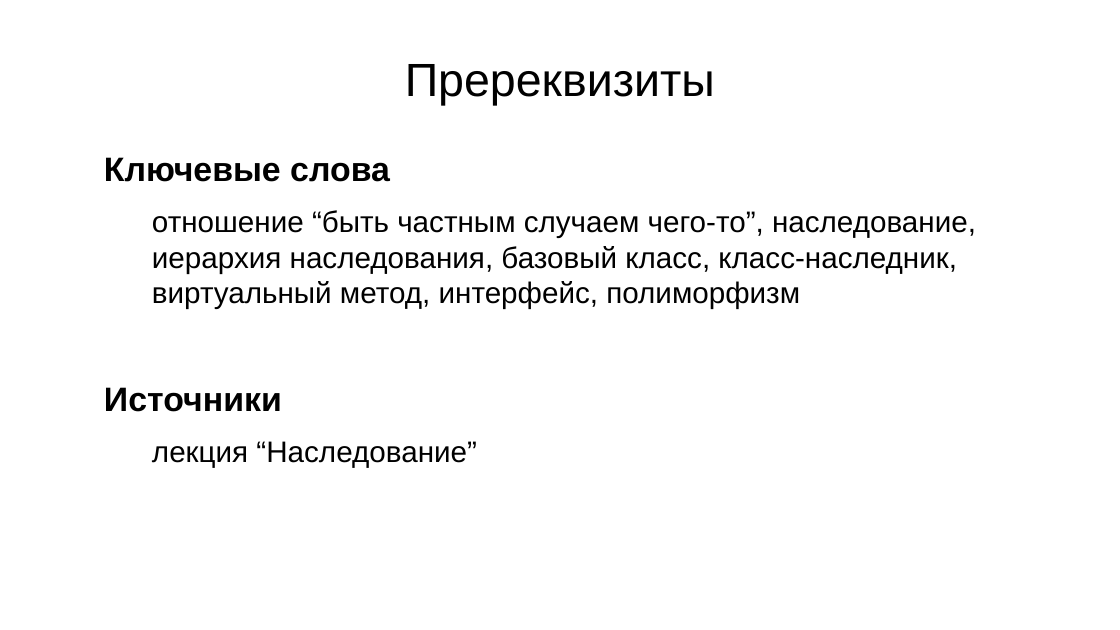
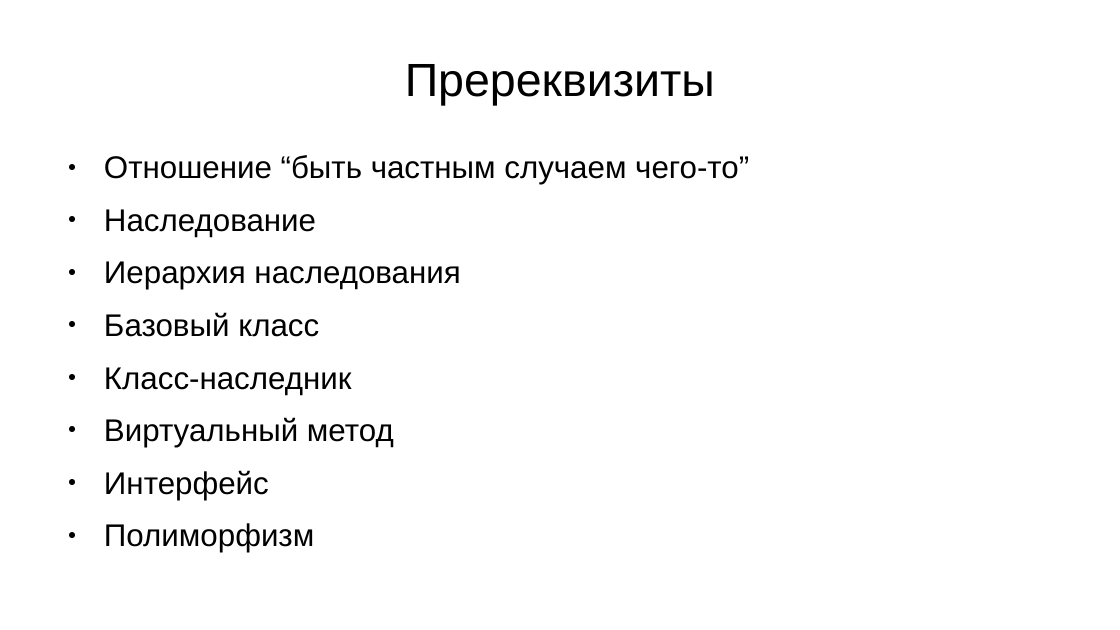
Before and after one commit to okulovsky/NewCS2, a slide deck: slide 1 of Lecture02/S00 - пререквизиты.odp. Drawn at 1120x630 pixels with LibreOffice and Linux fonts; fonts in the diff are those of the drawing. Boxes give left, top, right and bottom in pixels: in the first picture for what was removed or moved away, otherwise in the second. Text is boxed around its words. In the diff, an @@ line names an element or a change of style, - is before the commit and + after.

Commit message:
+ updated Lecture01

```diff
--- a/Lecture02/S00 - пререквизиты.odp
+++ b/Lecture02/S00 - пререквизиты.odp
@@ text at (104, 155, 749, 500): text changed; size 21 to 22.2 pt @@
-Ключевые слова
-  отношение “быть частным случаем чего-то”, наследование, иерархия наследования, базовый класс, класс-наследник, виртуальный метод, интерфейс, полиморфизм
-Источники
-  лекция “Наследование”
+● Отношение “быть частным случаем чего-то”
+● Наследование
+● Иерархия наследования
+● Базовый класс
+● Класс-наследник
+● Виртуальный метод
+● Интерфейс
+● Полиморфизм
```
Also in this commit, not shown: 21 other files.
